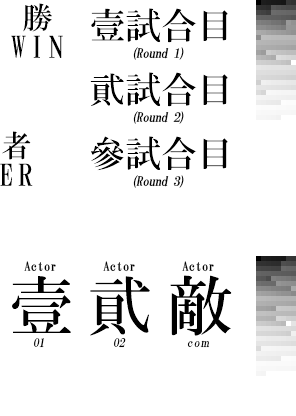
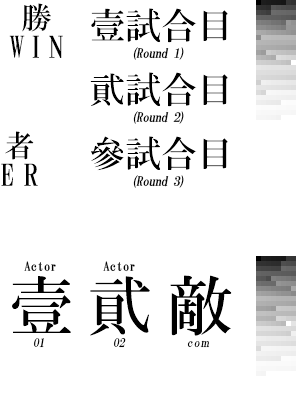
Revision of a layered (296, 416) image; what changed, layer by layer:
painted on "者 ER" over [0, 131, 38, 186]
painted on "勝 WIN" over [9, 3, 52, 58]
hid "Actor copy 2" over [182, 261, 214, 272]
